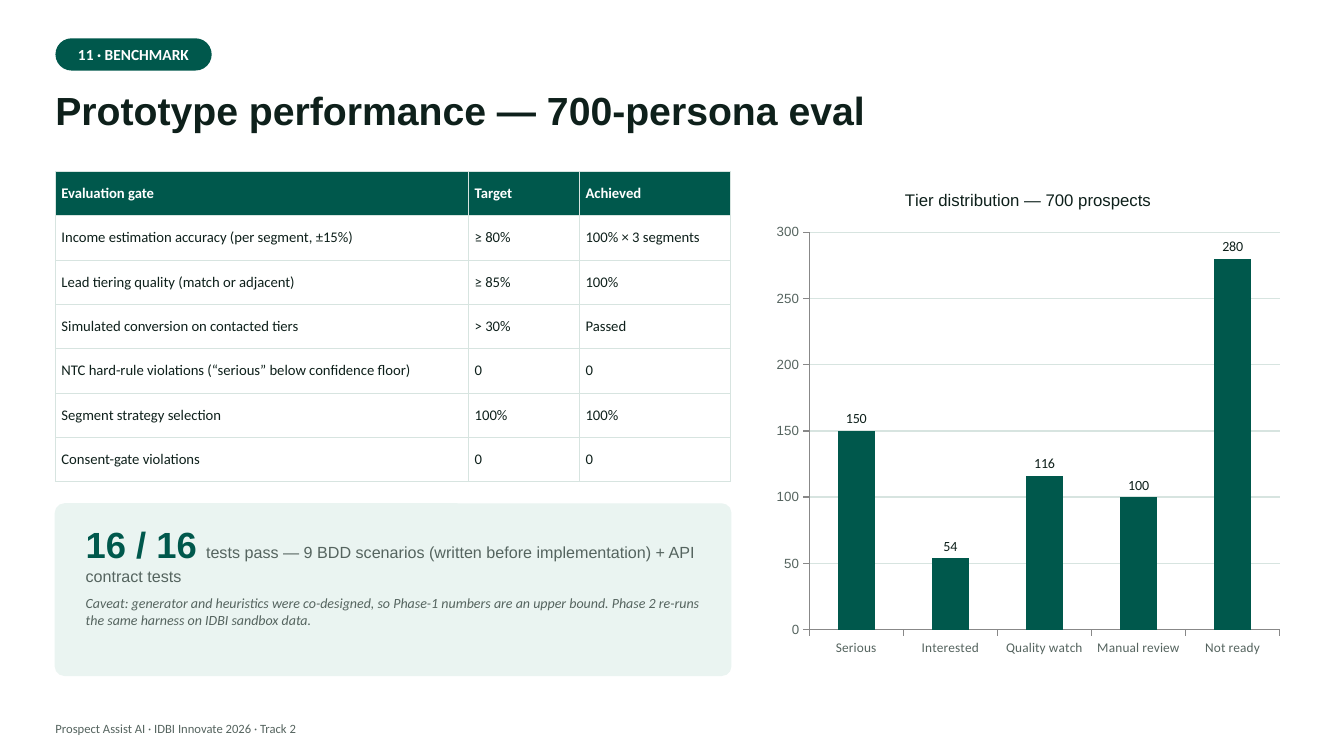
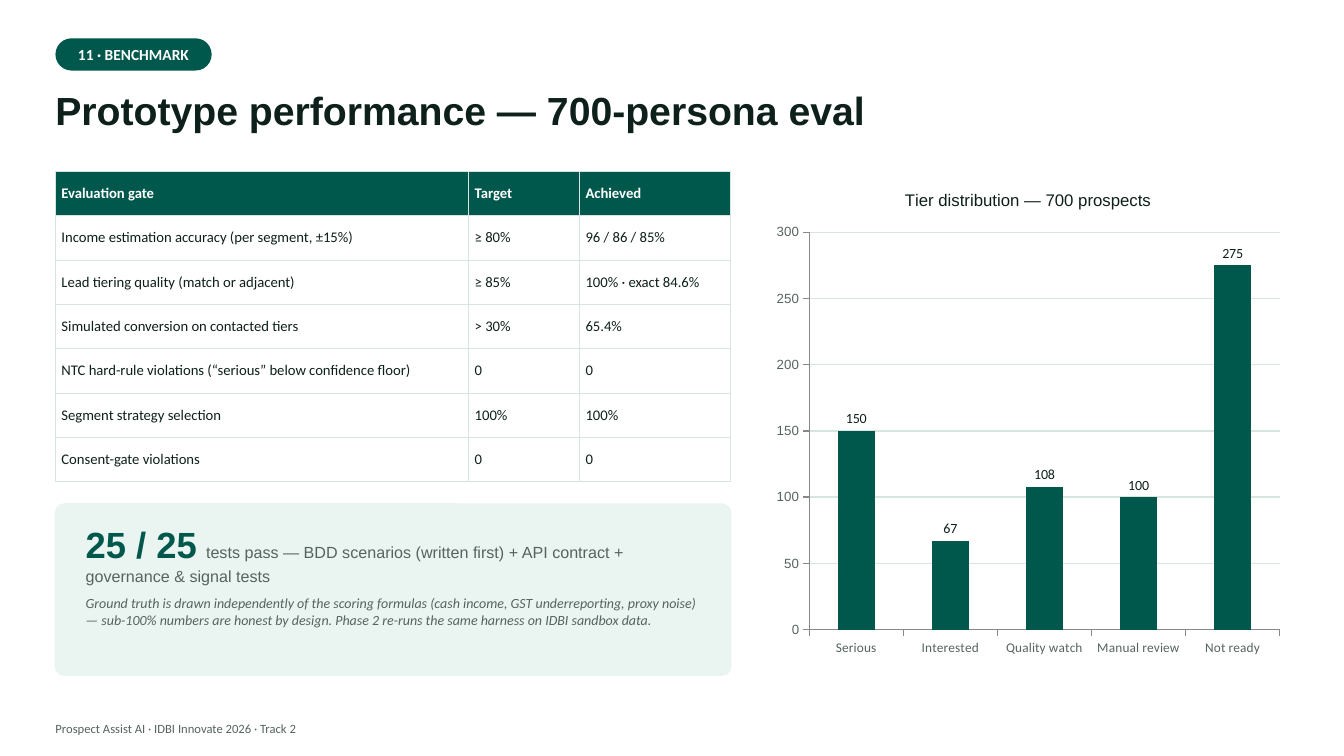
Before and after one commit to KalithasG/prospect-assist-ai, a slide deck: slide 11 of Prospect_Assist_AI_Submission_Deck.pptx. Drawn at 1344x756 pixels with LibreOffice and Linux fonts; fonts in the diff are those of the drawing. Boxes give left, top, right and bottom in pixels: in the first picture for what was removed or moved away, otherwise in the second. Text is boxed around its words. In the diff, an @@ line names an element or a change of style, - is before the commit and + after.

Commit message:
Honest eval, live-API dashboard, full signal consumption, consent hardening
- Generator draws true income & will_convert before deriving observable
  signals (cash income, GST underreporting, proxy noise, split banks) —
  eval metrics are no longer tautological: income accuracy 96/86/85% by
  segment, exact tiering 84.6%, conversion proxy 65.4%; all gates pass
- Orchestrator merges account + UPI + secondary-bank statements (deduped)
  for multi-account income reconstruction; re-segmentation retry now
  reachable; GST feeds mortgage/LAP intent; loan-closure intent signal
- Consent: per-scope source gating (consent minimization), batch scoring
  requires per-customer tokens, revoke endpoint, TTL override for tests
- Dashboard fetches GET /api/v1/dashboard (Live API badge) with bundled
  snapshot fallback; demo server scores the cohort at boot; Vite dev proxy
- Honest naming: heuristic_sigmoid_v1 / uncertainty_band
- Mortgage/LAP eval coverage block (100 gig personas); 25 tests green
- README, deck benchmark/tech slides, and screenshots synced

```diff
--- a/Prospect_Assist_AI_Submission_Deck.pptx
+++ b/Prospect_Assist_AI_Submission_Deck.pptx
@@ table at (x1=55, y1=171, x2=731, y2=482) @@
-row 2, column 3: 100% × 3 segments
+row 2, column 3: 96 / 86 / 85%
-row 3, column 3: 100%
+row 3, column 3: 100% · exact 84.6%
-row 4, column 3: Passed
+row 4, column 3: 65.4%
@@ column chart at (x1=766, y1=171, x2=1291, y2=665) @@
@@ Series 1, Interested: 54 to 67 @@
@@ Series 1, Quality watch: 116 to 108 @@
@@ Series 1, Not ready: 280 to 275 @@
@@ text at (x1=86, y1=532, x2=609, y2=586): text changed @@
-16 / 16 tests pass — 9 BDD scenarios (written before implementation) + API contract tests
+25 / 25 tests pass — BDD scenarios (written first) + API contract + governance & signal tests
@@ text at (x1=86, y1=598, x2=696, y2=628): text changed @@
-Caveat: generator and heuristics were co-designed, so Phase-1 numbers are an upper bound. Phase 2 re-runs the same harness on IDBI sandbox data.
+Ground truth is drawn independently of the scoring formulas (cash income, GST underreporting, proxy noise) — sub-100% numbers are honest by design. Phase 2 re-runs the same harness on IDBI sandbox data.
```
Also in this commit, not shown: 1 other slide changed, 25 other files.
